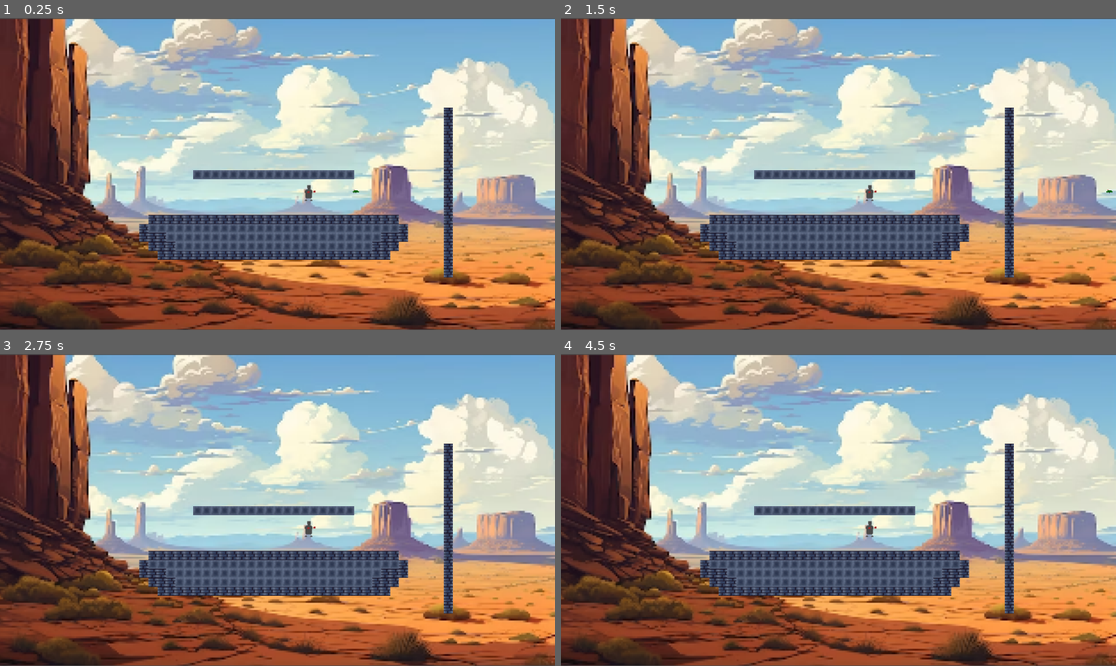
Above: before the commit, frames 1-4 (two rows, left to right).
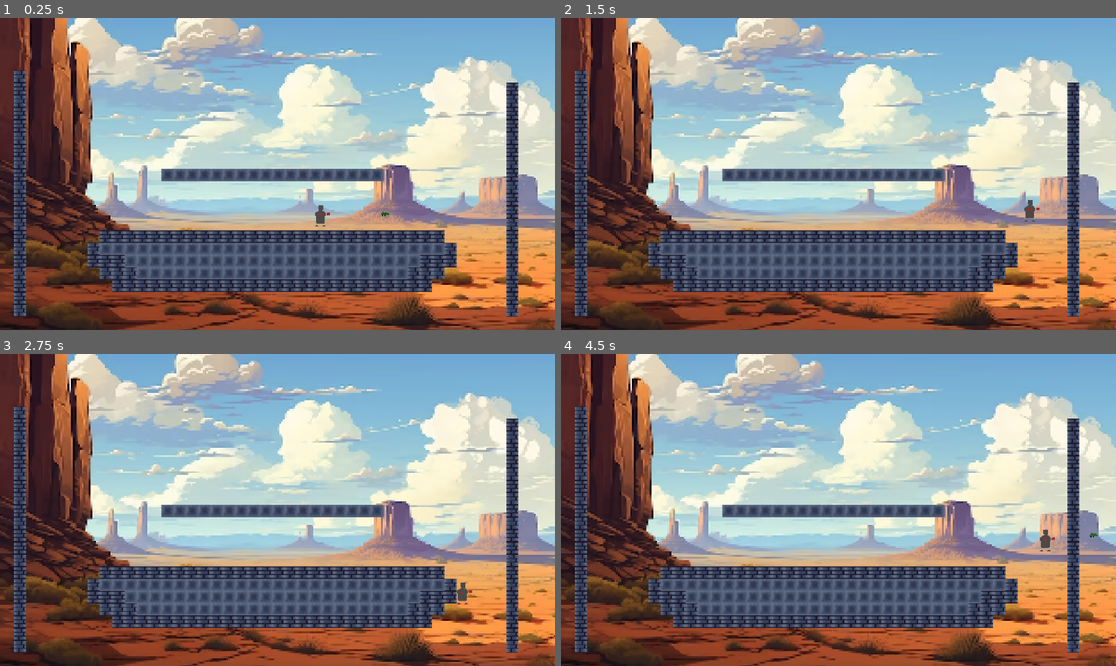
Above: after the commit, the same moments.

Repository: Erueti-Selwyn/DiVerse-Game
Game: Godot game, scene res://Level.tscn
Two runs of this game, one before a commit and one after it. Both use one fixed random seed, a clock stepped at 60 frames per second and the inputs below.
Inputs:
- Up to frame 1 (0.25 s): no input
- Up to frame 2 (1.5 s): tap Enter at 0.5 s; hold D (move_right) from 0.53 s (still down); tap Q (dash) at 0.6, 1.35 s; tap Space (jump) at 0.77 s
- Up to frame 3 (2.75 s): tap Space (jump) at 1.52 s; release D (move_right) at 2.03 s; hold A (move_left) from 2.03 s (still down); tap F (shoot) at 2.1 s; tap Q (dash) at 2.3 s
- Up to frame 4 (4.5 s): release A (move_left) at 2.78 s; hold D (move_right) 2.78-4.28 s; tap Q (dash) at 2.85, 3.6 s; tap Space (jump) at 3.02, 3.77, 4.25 s; hold A (move_left) from 4.28 s (still down); tap F (shoot) at 4.35 s

The runs differ from the first frame. In frame 1, 27% of the frame differs, in the area x 0-100%, y 0-100%; in frame 2, 27%; in frame 3, 27%; in frame 4, 27%.
Error before the commit: Parse Error: Constant "bulletPath" has the same name as a previously declared constant. (res://Player.gd:12)

Commit message:
Revert "Merge branch 'main' into Erueti"
This reverts commit 389677aae96bcc15e39ff037e54bd9256479a486, reversing
changes made to 6f222b63f16f551c7df0cbe0d3d11b5ccf4c0876.

Diff:
--- a/2DFightingGodot/Level.tscn
+++ b/2DFightingGodot/Level.tscn
@@ -27,37 +27,44 @@
 physics_layer_0/collision_layer = 1
 sources/0 = SubResource("TileSetAtlasSource_n37u8")
 
-[sub_resource type="RectangleShape2D" id="RectangleShape2D_bkfd3"]
+[sub_resource type="WorldBoundaryShape2D" id="WorldBoundaryShape2D_eamtb"]
 
 [node name="Node2D" type="Node2D"]
 position = Vector2(9, -45)
 
 [node name="TileMap" type="TileMap" parent="."]
+texture_filter = 1
 position = Vector2(-159, -159)
 scale = Vector2(2.90357, 2.906)
 tile_set = SubResource("TileSet_71nb4")
 format = 2
 layer_0/name = "Background"
 layer_1/name = "Foreground"
-layer_1/tile_data = PackedInt32Array(524290, 65536, 0, 52429 …(3155 unchanged characters)… 6, 0, 851990, 65536, 0, 917526, 65536, 0)
+layer_1/tile_data = PackedInt32Array(524290, 65536, 0, 52429 …(3155 unchanged characters)… 6, 0, 851990, 65536, 0, 917526, 65536, 0, 983022, 65536, 0, 917486, 65536, 0, 851950, 65536, 0, 786414, 65536, 0, 720878, 65536, 0, 655342, 65536, 0, 589806, 65536, 0, 524270, 65536, 0, 458734, 65536, 0, 393198, 65536, 0, 327662, 65536, 0, 262126, 65536, 0, 196590, 65536, 0, 131054, 65536, 0, 65518, 65536, 0, -18, 65536, 0, -65554, 65536, 0, -131090, 65536, 0, -196626, 65536, 0, -262162, 65536, 0)
 
 [node name="Player" parent="." instance=ExtResource("2_ky2sp")]
 position = Vector2(161, 59)
 
 [node name="Camera2D" type="Camera2D" parent="."]
-zoom = Vector2(0.4, 0.4)
+zoom = Vector2(0.55, 0.55)
 
-[node name="TextureRect" type="TextureRect" parent="."]
-z_index = -1
-offset_left = -1452.0
-offset_top = -804.0
-offset_right = 1440.0
-offset_bottom = 808.0
+[node name="CanvasLayer" type="CanvasLayer" parent="Camera2D"]
+layer = -1
+follow_viewport_enabled = true
+
+[node name="TextureRect" type="TextureRect" parent="Camera2D/CanvasLayer"]
+z_as_relative = false
+texture_filter = 1
+offset_left = -1039.0
+offset_top = -635.0
+offset_right = 1065.0
+offset_bottom = 545.0
 texture = ExtResource("3_0ou21")
+stretch_mode = 4
 
 [node name="StaticBody2D" type="StaticBody2D" parent="." groups=["boundary"]]
 position = Vector2(0, 950)
 scale = Vector2(200, 10)
 
 [node name="CollisionShape2D" type="CollisionShape2D" parent="StaticBody2D" groups=["boundary"]]
-shape = SubResource("RectangleShape2D_bkfd3")
+shape = SubResource("WorldBoundaryShape2D_eamtb")
--- a/2DFightingGodot/Player.gd
+++ b/2DFightingGodot/Player.gd
@@ -3,13 +3,11 @@
 const bulletPath = preload("res://Gun/bullet.tscn")
 const MAX_SPEED = 200
 const ACCELERATION = 100
-
 const JUMP_HIGHT = 600
 const GRAVITY = 30
 const UP = Vector2(0, -1)
 const WALL_SLIDE_ACCELERATION = 10
-const MAX_WALL_SLIDE_SPEED = 120
-const bulletPath = preload("res://Gun/bullet.tscn")
+const MAX_WALL_SLIDE_SPEED = 40
 
 var jump_was_pressed = false
 var can_jump = false
@@ -31,7 +29,7 @@
 #var velocity = Vector2(0, 1)
 var speed = 300
 
-
+var facing_right = true
 
 # Get the gravity from the project settings to be synced with RigidBody nodes.
 var gravity = ProjectSettings.get_setting("physics/2d/default_gravity")
@@ -54,23 +52,24 @@
 
 func _physics_process(delta):
 	var move_vector = velocity.normalized() * speed * delta
-
-	move_and_slide()
-
 	if velocity == Vector2(0, 0):
 		_animated_sprite.play("idlebase_ani")
 	else:
 		_animated_sprite.stop()
 	var direction = Input.get_axis("move_left", "move_right")
-	if Input.is_action_just_pressed("dash") and !dashing:
+	if Input.is_action_just_pressed("dash") && !dashing:
 		dashDirection = direction
 	if dashing:
-		velocity.x = dashDirection * dashSpeed
+			velocity.x = dashSpeed * direction
 	else:
-		if direction and !dashing:
-			velocity.x = direction * speed
+		if velocity.x > MAX_SPEED:
+			velocity.x = MAX_SPEED
+		elif velocity.x < -MAX_SPEED:
+			velocity.x = -MAX_SPEED
+		if direction != 0 && !dashing:
+			velocity.x = velocity.x + (ACCELERATION * direction)
 		else:
-			velocity.x = move_toward(velocity.x, 0, speed)
+			velocity.x = move_toward(velocity.x, 0, MAX_SPEED)
 
 	if Input.is_action_pressed("move_down"):
 		crouching = true
@@ -90,11 +89,6 @@
 				velocity.x = -MAX_SPEED
 			elif is_on_wall() && Input.is_action_pressed("move_left"):
 				velocity.x = MAX_SPEED
-
-
-
-
-
 
 	if is_on_wall() && (Input.is_action_pressed("move_right") || Input.is_action_pressed("move_left")):
 		can_jump = true
--- a/2DFightingGodot/Player.tscn
+++ b/2DFightingGodot/Player.tscn
@@ -4,6 +4,9 @@
 [ext_resource type="Texture2D" uid="uid://dlxl582qanxn4" path="res://assets/player animation/base player/base idle/Base_Idle0.png" id="2_ehy6s"]
 [ext_resource type="Texture2D" uid="uid://fjnx6v2dhjld" path="res://assets/player animation/base player/base idle/Base_Idle1.png" id="3_2namn"]
 [ext_resource type="PackedScene" uid="uid://crjct4eacspjk" path="res://Gun/bullet.tscn" id="4_wgdru"]
+
+[sub_resource type="RectangleShape2D" id="RectangleShape2D_ptv32"]
+size = Vector2(40, 79)
 
 [sub_resource type="RectangleShape2D" id="RectangleShape2D_iea5w"]
 size = Vector2(40, 40)
@@ -22,11 +25,12 @@
 "speed": 5.0
 }]
 
-[sub_resource type="RectangleShape2D" id="RectangleShape2D_ptv32"]
-size = Vector2(40, 79)
-
 [node name="CharacterBody2D" type="CharacterBody2D"]
 script = ExtResource("1_c8uyu")
+
+[node name="CollisionShape2D" type="CollisionShape2D" parent="."]
+position = Vector2(0, 39.5)
+shape = SubResource("RectangleShape2D_ptv32")
 
 [node name="Area2D" type="Area2D" parent="."]
 position = Vector2(0, 20)
@@ -42,10 +46,6 @@
 sprite_frames = SubResource("SpriteFrames_fb2fc")
 animation = &"idlebase_ani"
 
-[node name="CollisionShape2D" type="CollisionShape2D" parent="."]
-position = Vector2(0, 39.5)
-shape = SubResource("RectangleShape2D_ptv32")
-
 [node name="Marker2D" type="Marker2D" parent="."]
 position = Vector2(45, 32)
 
--- a/2DFightingGodot/project.godot
+++ b/2DFightingGodot/project.godot
@@ -59,3 +59,7 @@
 "events": [Object(InputEventKey,"resource_local_to_scene":false,"resource_name":"","device":-1,"window_id":0,"alt_pressed":false,"shift_pressed":false,"ctrl_pressed":false,"meta_pressed":false,"pressed":false,"keycode":0,"physical_keycode":70,"key_label":0,"unicode":102,"echo":false,"script":null)
 ]
 }
+
+[rendering]
+
+textures/canvas_textures/default_texture_filter=0
Binary file added: 2DFightingGodot/assets/player animation/base player/Sprite-Sheet-Base-Idle-Punch.png
Not shown, added: 2DFightingGodot/assets/player animation/base player/Sprite-Sheet-Base-Idle-Punch.png.import
